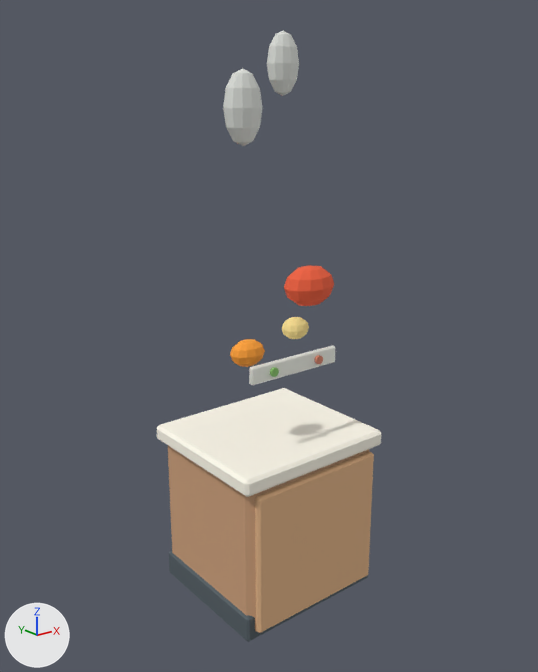
The Blender file assets/blender/equipment/kitchen_equipment.blend as it was, and as the next commit left it.
Rendered twice from a camera (50 mm lens) standing at (-1.71, -2.14, 1.95) and looking at (0.0, -0.01, 1.1). The lights are fixed; the arrows at lower left show +X, +Y and +Z. The older version comes first. The same objects are shown in both versions, whatever each file hides.

The older version as bpy lines, for what is in view:
```python
me_cube_274 = bpy.data.meshes.new('Cube.274')
me_cube_274.from_pydata(...)  # a box spanning x -0.34..0.34, y -0.018..0.018, z -0.055..0.055
me_cube_274.materials.append(mat_bb_chrome)  # white #f3f5ef
me_sphere_013 = bpy.data.meshes.new('Sphere.013')
me_sphere_013.from_pydata(...)  # a UV sphere (12 segments, 6 rings, poles along z) spanning x -0.11..0.11, y -0.08..0.08, z -0.08..0.08
me_sphere_013.materials.append(mat_bb_food_red)  # red #ef613f
ob_a4_fryer_state_active_produce = bpy.data.objects.new('a4_fryer:state-active:produce', me_sphere_013)
ob_a4_fryer_state_active_produce.parent = ob_a4_fryer_root
ob_a4_fryer_state_active_produce.location = (0.18, -0.03, 1.27)
ob_a8_coffee_machine_control_strip = bpy.data.objects.new('a8_coffee_machine:control-strip', me_cube_274)
ob_a8_coffee_machine_control_strip.parent = ob_a8_coffee_machine_root
ob_a8_coffee_machine_control_strip.location = (0.0, -0.257, 1.7)
_m = ob_a8_coffee_machine_control_strip.modifiers.new('Pixel bevel', 'BEVEL')
_m.width = 0.008
_m.width_pct = 0.008
ob_a8_coffee_machine_root = bpy.data.objects.new('a8_coffee_machine:root', None)
ob_a8_coffee_machine_root.location = (0.0, 0.0, 0.0)
ob_a8_coffee_machine_root.scale = (0.6, 0.6, 0.6)
ob_a8_coffee_machine_root.hide_render = True
# also in view: 'a1_stove_industrial:state-active:steam-a' at (-0.08, 0.04, 1.93); 'a8_coffee_machine:cabinet-front' at (0.0, -0.3, 0.35); 'a8_coffee_machine:cabinet' at (0.0, 0.0, 0.35); 'a8_coffee_machine:countertop' at (0.0, 0.0, 0.68); 'a1_stove_industrial:state-active:steam-b' at (0.1, 0.04, 2.08)
```
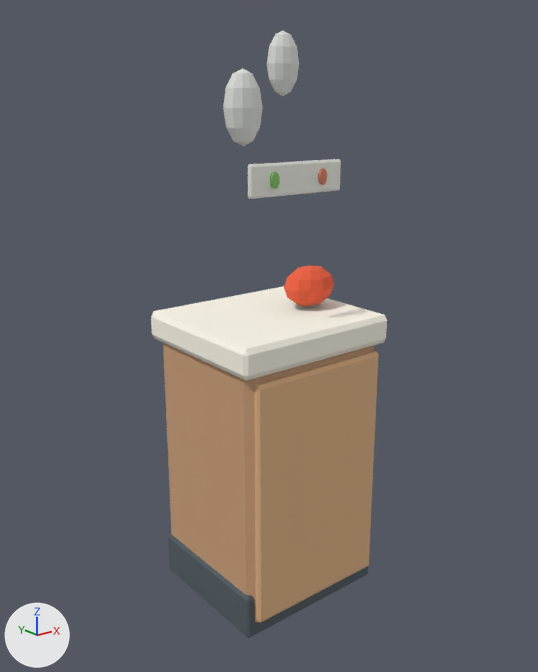
ob_a8_coffee_machine_root is not drawn itself; it is the parent of ob_a8_coffee_machine_cabinet, ob_a8_coffee_machine_cabinet_front, ob_a8_coffee_machine_countertop, ob_a8_coffee_machine_countertop_edge, ob_a8_coffee_machine_bottom_plinth, ob_a8_coffee_machine_espresso_body, ob_a8_coffee_machine_espresso_top, ob_a8_coffee_machine_espresso_front.

Where the newer file only moved an object's origin or applied its transform, the numbers keep the older frame.

Location of each change, [x1, y1, x2, y2] in pixels of the pictures (538 x 672 px):
'a8_coffee_machine:cabinet-front', rescaled (50% taller)
    before: [255, 452, 374, 633]
    after: [254, 351, 378, 623]
'a8_coffee_machine:countertop', rescaled (13% shorter)
    before: [157, 388, 381, 497]
    after: [151, 286, 387, 381]
'a8_coffee_machine:cabinet', rescaled (50% taller)
    before: [168, 446, 370, 632]
    after: [163, 343, 374, 623]
'a8_coffee_machine:bottom-plinth', rescaled (15% taller)
    before: [169, 551, 368, 642]
    after: [168, 533, 368, 638]
'a8_coffee_machine:control-strip', rescaled (8% wider)
    before: [249, 345, 335, 385]
    after: [248, 159, 341, 199]
'a8_coffee_machine:control:0', rescaled (10% wider, 64% taller)
    before: [270, 367, 279, 377]
    after: [270, 172, 280, 189]
'a8_coffee_machine:control:1', rescaled (11% wider, 80% taller)
    before: [315, 355, 323, 364]
    after: [318, 168, 327, 185]

The edits, one by one:
Object 'a8_coffee_machine:root' (ob_a8_coffee_machine_root) is rescaled from (0.6, 0.6, 0.6) to (0.6, 0.6, 1.0).
